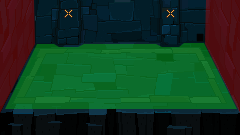
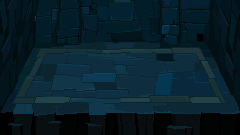
Two versions of the same layered image (240x135). Layer-by-layer changes:
hid group "Areas" (7 layers) over <box>0,0,240,113</box>
painted on "View1.png" over <box>102,109,122,113</box>
